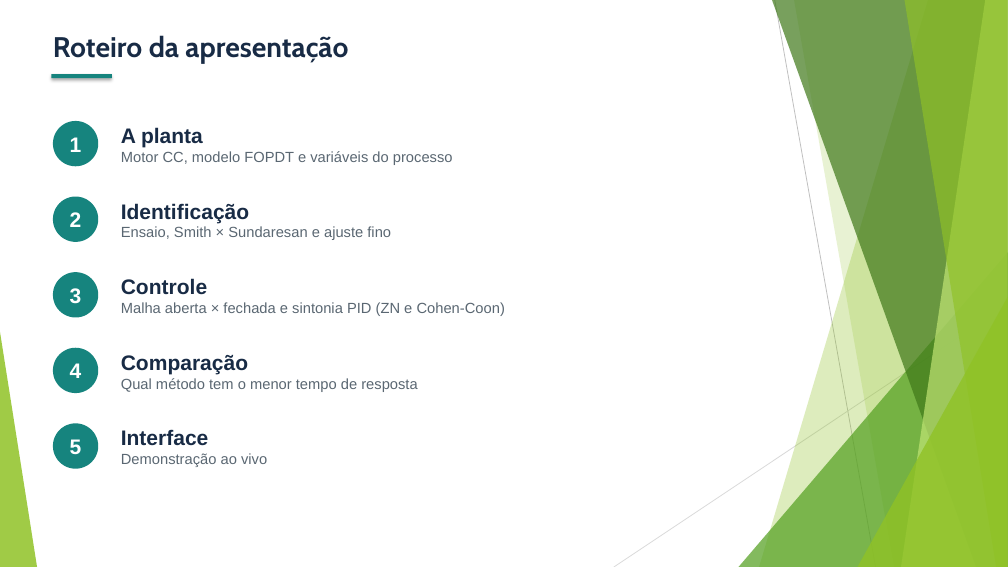
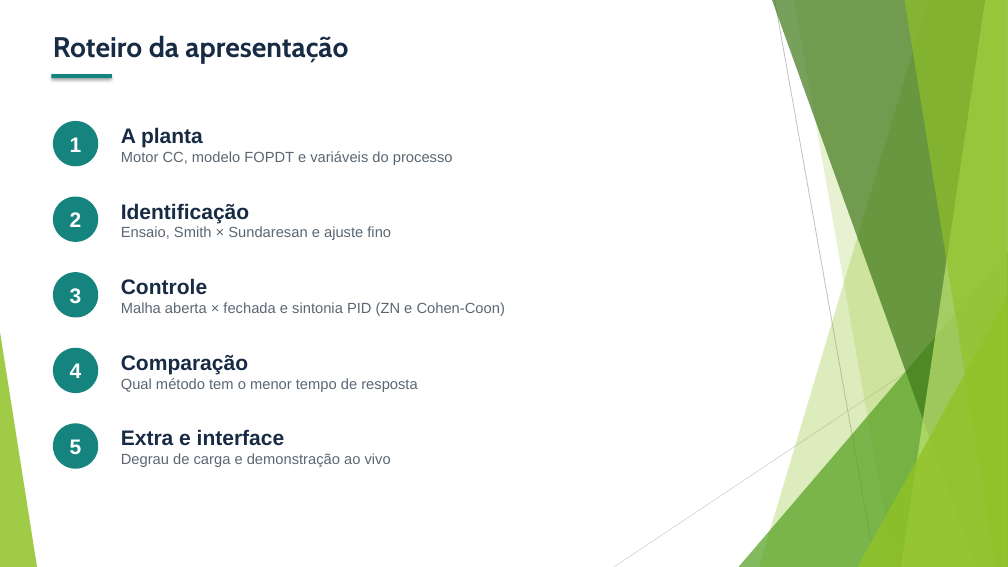
Before and after one commit to MariaRitaRR/projeto-de-embarcados-c13, a slide deck: slide 2 of Slides_Projeto_C13_1.pptx. Drawn at 1008x567 pixels with LibreOffice and Linux fonts; fonts in the diff are those of the drawing. Boxes give left, top, right and bottom in pixels: in the first picture for what was removed or moved away, otherwise in the second. Text is boxed around its words. In the diff, an @@ line names an element or a change of style, - is before the commit and + after.

```diff
--- a/Slides_Projeto_C13_1.pptx
+++ b/Slides_Projeto_C13_1.pptx
@@ text at bbox=[121, 429, 391, 467]: text changed @@
-Interface
-Demonstração ao vivo
+Extra e interface
+Degrau de carga e demonstração ao vivo
```
Also in this commit, not shown: 2 other slides changed, 1 slide added.
